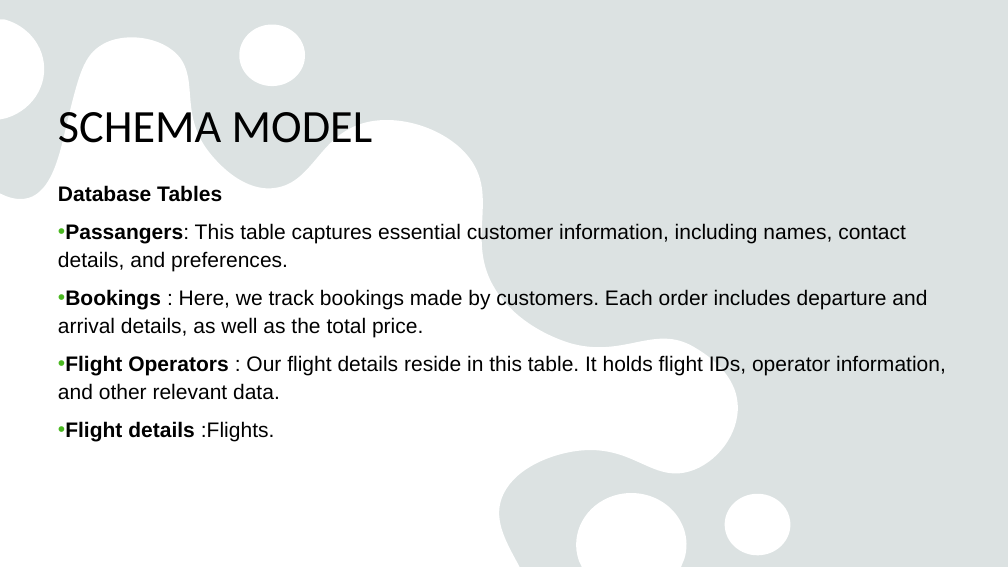
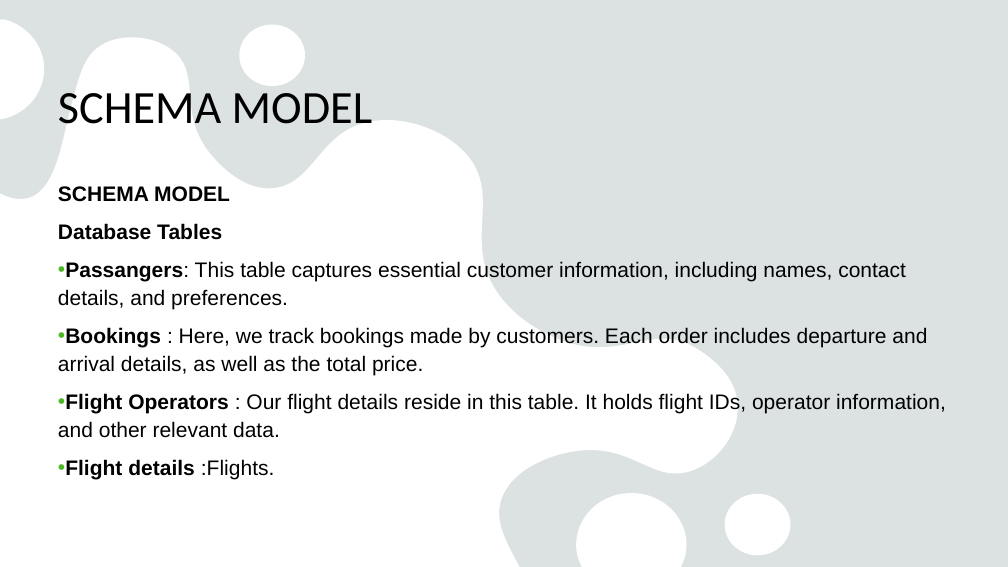
Before and after one commit to RaziahQMwawanga/RaziahBootCamp24, a slide deck: slide 5 of SQL/SQL Presentation.pptx. Drawn at 1008x567 pixels with LibreOffice and Linux fonts; fonts in the diff are those of the drawing. Boxes give left, top, right and bottom in pixels: in the first picture for what was removed or moved away, otherwise in the second. Text is boxed around its words. In the diff, an @@ line names an element or a change of style, - is before the commit and + after.

```diff
--- a/SQL/SQL Presentation.pptx
+++ b/SQL/SQL Presentation.pptx
@@ title "SCHEMA MODEL" moved from (x1=58, y1=112, x2=372, y2=143) to (x1=58, y1=93, x2=372, y2=124) @@
@@ text at (x1=58, y1=186, x2=230, y2=202): paragraph added @@
+SCHEMA MODEL
```
Also in this commit, not shown: 3 other slides changed, 1 slide added, 8 other files.
